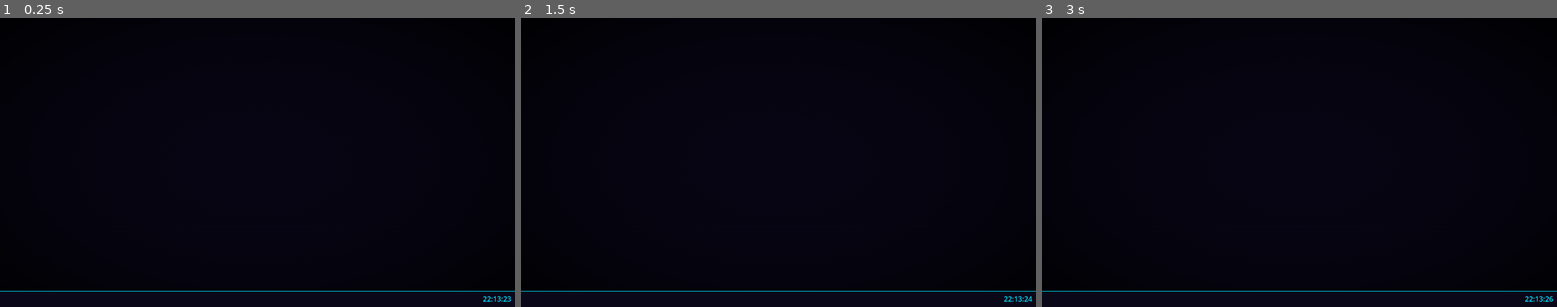
Above: before the commit, frames 1-3 (left to right).
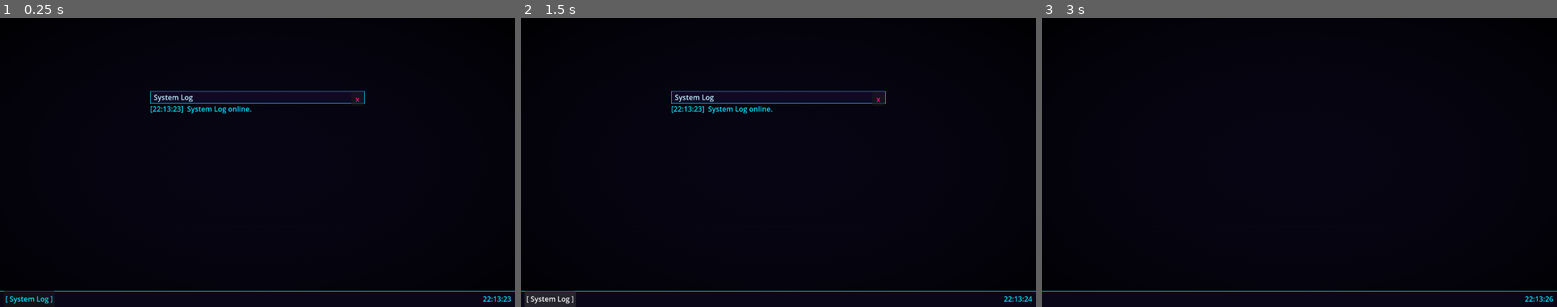
Above: after the commit, the same moments.

Repository: Sub-Xaero/Delta-Terminal-v2
Game: Godot game, scene res://scenes/desktop/desktop.tscn
Same seed, same stepped clock (60 frames per second), same inputs: the game is played once before the commit and once after it.
Inputs (mouse positions are in pixels of both pictures, inside the frame that each line leads up to):
- Up to frame 1 (0.25 s): no input
- Up to frame 2 (1.5 s): click (551, 298) at 0.5 s, where only the run after the commit has a clickable "[ System Log ]"; click (551, 298) at 1.25 s, where only the run after the commit has a clickable "[ System Log ]"
- Up to frame 3 (3 s): click (1072, 298) at 2 s, where only the run after the commit has a clickable "[ System Log ]"; click (1397, 98) at 2.75 s, where only the run after the commit has a clickable "x"

The runs differ from the first frame. In frame 1, 0.7% of the frame differs, in the area x 0-71%, y 25-99%; in frame 2, 1.2%, in the area x 0-71%, y 25-100%; in frame 3, nothing differs.

Commit message:
Add System Log tool window (#26)
Read-only activity feed that subscribes to EventBus.log_message and
displays timestamped entries coloured by level (cyan/amber/hot-pink).
Auto-scrolls to newest entry, caps at 200 lines. Opens automatically
on desktop load; accessible via right-click context menu.

Diff:
--- a/scenes/desktop/desktop.gd
+++ b/scenes/desktop/desktop.gd
@@ -2,6 +2,8 @@
 extends Control
 ## Root desktop scene — the in-game OS shell.
 ## Hosts the WindowManager, Taskbar, and right-click context menu.
+
+const SystemLogScene := preload("res://scenes/tools/system_log.tscn")
 
 @onready var window_manager: WindowManager = $WindowLayer
 @onready var context_menu: PopupMenu = $ContextMenu
@@ -10,6 +12,7 @@
 func _ready() -> void:
 	GameManager.transition_to(GameManager.State.DESKTOP)
 	_setup_context_menu()
+	window_manager.spawn_tool_window(SystemLogScene, "System Log")
 
 
 func _setup_context_menu() -> void:
@@ -36,8 +39,7 @@
 			# TODO: load network map scene
 			EventBus.log_message.emit("Network Map: not yet implemented", "info")
 		1:
-			# TODO: load system log scene
-			EventBus.log_message.emit("System Log: not yet implemented", "info")
+			window_manager.spawn_tool_window(SystemLogScene, "System Log")
 		2:
 			var handle: String = GameManager.player_data.get("handle", "ghost")
 			EventBus.log_message.emit(
--- /dev/null
+++ b/scenes/tools/system_log.gd
@@ -0,0 +1,50 @@
+class_name SystemLog
+extends ToolWindow
+## Read-only activity feed. Listens to EventBus.log_message and displays
+## timestamped, colour-coded entries. Opened by default on the desktop.
+
+const MAX_ENTRIES := 200
+
+const COLOUR_INFO  := Color(0.0,  0.88, 1.0)   # cyan
+const COLOUR_WARN  := Color(1.0,  0.75, 0.0)   # amber
+const COLOUR_ERROR := Color(1.0,  0.08, 0.55)  # hot pink
+
+@onready var scroll: ScrollContainer = $ContentArea/ScrollContainer
+@onready var log_container: VBoxContainer = $ContentArea/ScrollContainer/LogContainer
+
+var _at_bottom: bool = true
+
+
+func _ready() -> void:
+	super._ready()
+	EventBus.log_message.connect(_on_log_message)
+	scroll.get_v_scroll_bar().value_changed.connect(_on_scroll_changed)
+	EventBus.log_message.emit("System Log online.", "info")
+
+
+func _on_log_message(text: String, level: String) -> void:
+	var colour := COLOUR_INFO
+	match level:
+		"warn":  colour = COLOUR_WARN
+		"error": colour = COLOUR_ERROR
+
+	var t := Time.get_time_dict_from_system()
+	var label := Label.new()
+	label.text = "[%02d:%02d:%02d]  %s" % [t.hour, t.minute, t.second, text]
+	label.add_theme_color_override("font_color", colour)
+	label.autowrap_mode = TextServer.AUTOWRAP_WORD_SMART
+	label.size_flags_horizontal = Control.SIZE_EXPAND_FILL
+	log_container.add_child(label)
+
+	# Prune oldest entries to stay under cap
+	while log_container.get_child_count() > MAX_ENTRIES:
+		log_container.get_child(0).queue_free()
+
+	if _at_bottom:
+		await get_tree().process_frame
+		scroll.scroll_vertical = int(scroll.get_v_scroll_bar().max_value)
+
+
+func _on_scroll_changed(value: float) -> void:
+	var bar := scroll.get_v_scroll_bar()
+	_at_bottom = value >= bar.max_value - bar.page
--- /dev/null
+++ b/scenes/tools/system_log.tscn
@@ -0,0 +1,17 @@
+[gd_scene load_steps=3 format=3]
+
+[ext_resource type="PackedScene" uid="uid://ctwabcdef01234" path="res://scenes/desktop/tool_window.tscn" id="1_tw"]
+[ext_resource type="Script" path="res://scenes/tools/system_log.gd" id="2_sl"]
+
+[node name="SystemLog" instance=ExtResource("1_tw")]
+custom_minimum_size = Vector2(480, 320)
+script = ExtResource("2_sl")
+
+[node name="ScrollContainer" type="ScrollContainer" parent="ContentArea"]
+layout_mode = 1
+anchor_right = 1.0
+anchor_bottom = 1.0
+
+[node name="LogContainer" type="VBoxContainer" parent="ContentArea/ScrollContainer"]
+layout_mode = 2
+size_flags_horizontal = 3
